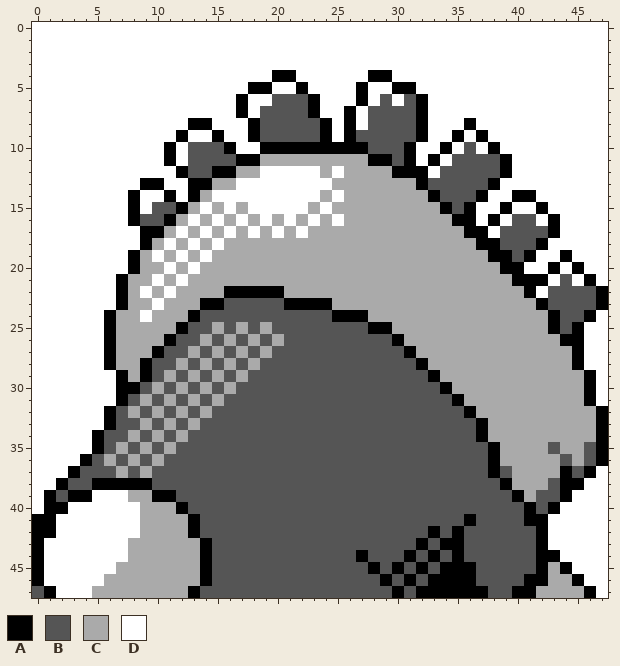
File history of a pixel-art sprite, gfx/pokemon/ursaluna/back.png. Above is the file before it was changed.
The file is 48x48 pixels.
Palette (. is transparent): A #000000  B #555555  C #aaaaaa  D #ffffff
Pixels before, first column x 0:
 0 DDDDDDDDDDDDDDDDDDDDDDDDDDDDDDDDDDDDDDDDDDDDDDDD
 1 DDDDDDDDDDDDDDDDDDDDDDDDDDDDDDDDDDDDDDDDDDDDDDDD
 2 DDDDDDDDDDDDDDDDDDDDDDDDDDDDDDDDDDDDDDDDDDDDDDDD
 3 DDDDDDDDDDDDDDDDDDDDDDDDDDDDDDDDDDDDDDDDDDDDDDDD
 4 DDDDDDDDDDDDDDDDDDDDAADDDDDDAADDDDDDDDDDDDDDDDDD
 5 DDDDDDDDDDDDDDDDDDAADDADDDDADDAADDDDDDDDDDDDDDDD
 6 DDDDDDDDDDDDDDDDDADDBBBADDDADBDBADDDDDDDDDDDDDDD
 7 DDDDDDDDDDDDDDDDDADBBBBADDADBBBBADDDDDDDDDDDDDDD
 8 DDDDDDDDDDDDDAADDDABBBBBADADBBBBADDDADDDDDDDDDDD
 9 DDDDDDDDDDDDADDADDABBBBBADABBBBBADDADADDDDDDDDDD
10 DDDDDDDDDDDADBBBADDAAAAAAAAABBBADDADBDADDDDDDDDD
11 DDDDDDDDDDDADBBBBAACCCCCCCCCAABADADBBBBADDDDDDDD
12 DDDDDDDDDDDDABBAACCDDDDDCDCCCCAAADBBBBBADDDDDDDD
13 DDDDDDDDDAADDAACCDDDDDDDDCCCCCCCABBBBBADDDDDDDDD
14 DDDDDDDDADDADACDDDDDDDDDCDCCCCCCCABBBADDAADDDDDD
15 DDDDDDDDADBBACDCDCDDDDDCDCCCCCCCCCABADDADDADDDDD
16 DDDDDDDDABBACDCDCDCDCDCDCDCCCCCCCCCAADADBBDADDDD
17 DDDDDDDDDAACDCDCDCDCDCDCCCCCCCCCCCCCAADBBBBADDDD
18 DDDDDDDDDACDCDCDCCCCCCCCCCCCCCCCCCCCCAABBBADDDDD
19 DDDDDDDDACDCDCDCCCCCCCCCCCCCCCCCCCCCCCAABADDADDD
20 DDDDDDDDACCDCDCCCCCCCCCCCCCCCCCCCCCCCCCAADDADADD
21 DDDDDDDACCDCDCCCCCCCCCCCCCCCCCCCCCCCCCCCAAADBDAD
22 DDDDDDDACDCDCCCCAAAAACCCCCCCCCCCCCCCCCCCCADBBBBA
23 DDDDDDDACCDCCCAABBBBBAAAACCCCCCCCCCCCCCCCCABBBBA
24 DDDDDDACCDCCCABBBBBBBBBBBAAACCCCCCCCCCCCCCCABBAD
25 DDDDDDACCCCCABBCBCBCBBBBBBBBAACCCCCCCCCCCCCABADD
26 DDDDDDACCCCABBCBCBCBCBBBBBBBBBACCCCCCCCCCCCCAADD
27 DDDDDDACCCABBCBCBCBCBBBBBBBBBBBACCCCCCCCCCCCCADD
28 DDDDDDACCABBCBCBCBCBBBBBBBBBBBBBACCCCCCCCCCCCADD
29 DDDDDDDACABCBCBCBCBBBBBBBBBBBBBBBACCCCCCCCCCCCAD
30 DDDDDDDAABCBCBCBCBBBBBBBBBBBBBBBBBACCCCCCCCCCCAD
31 DDDDDDDABCBCBCBCBBBBBBBBBBBBBBBBBBBACCCCCCCCCCAD
32 DDDDDDABCBCBCBCBBBBBBBBBBBBBBBBBBBBBACCCCCCCCCCA
33 DDDDDDABBCBCBCBBBBBBBBBBBBBBBBBBBBBBBACCCCCCCCCA
34 DDDDDABBCBCBCBBBBBBBBBBBBBBBBBBBBBBBBACCCCCCCCCA
35 DDDDDABCBCBCBBBBBBBBBBBBBBBBBBBBBBBBBBACCCCBCCBA
36 DDDDABCBCBCBBBBBBBBBBBBBBBBBBBBBBBBBBBACCCCCBCBA
37 DDDABBBCBCBBBBBBBBBBBBBBBBBBBBBBBBBBBBABCCCCABAD
38 DDABBAAAAABBBBBBBBBBBBBBBBBBBBBBBBBBBBBACCCBAADD
39 DABAADDDCCAABBBBBBBBBBBBBBBBBBBBBBBBBBBBACBBADDD
40 DAADDDDDDCCCABBBBBBBBBBBBBBBBBBBBBBBBBBBBABADDDD
41 AADDDDDDDCCCCABBBBBBBBBBBBBBBBBBBBBBABBBBAADDDDD
42 AADDDDDDDCCCCABBBBBBBBBBBBBBBBBBBABABBBBBBADDDDD
43 ADDDDDDDCCCCCCABBBBBBBBBBBBBBBBBABAABBBBBBADDDDD
44 ADDDDDDDCCCCCCABBBBBBBBBBBBABBBABABABBBBBBAADDDD
45 ADDDDDDCCCCCCCABBBBBBBBBBBBBABABABAAABBBBBACADDD
46 ADDDDDCCCCCCCCABBBBBBBBBBBBBBABABAAAABBBBAACCADD
47 BADDDCCCCCCCCABBBBBBBBBBBBBBBBABAAAAAABBAACCCCAD
Now the later version:
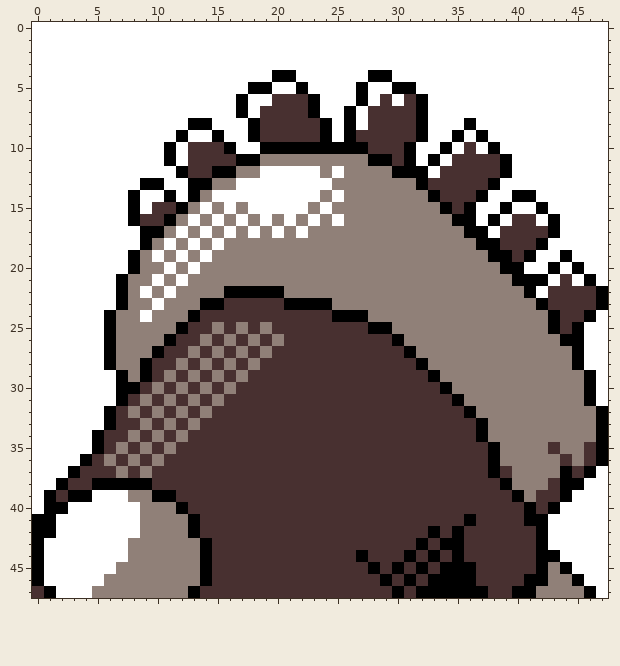
The edit:
Colour B changes from #555555 to #483030.
Colour C changes from #aaaaaa to #908078.
